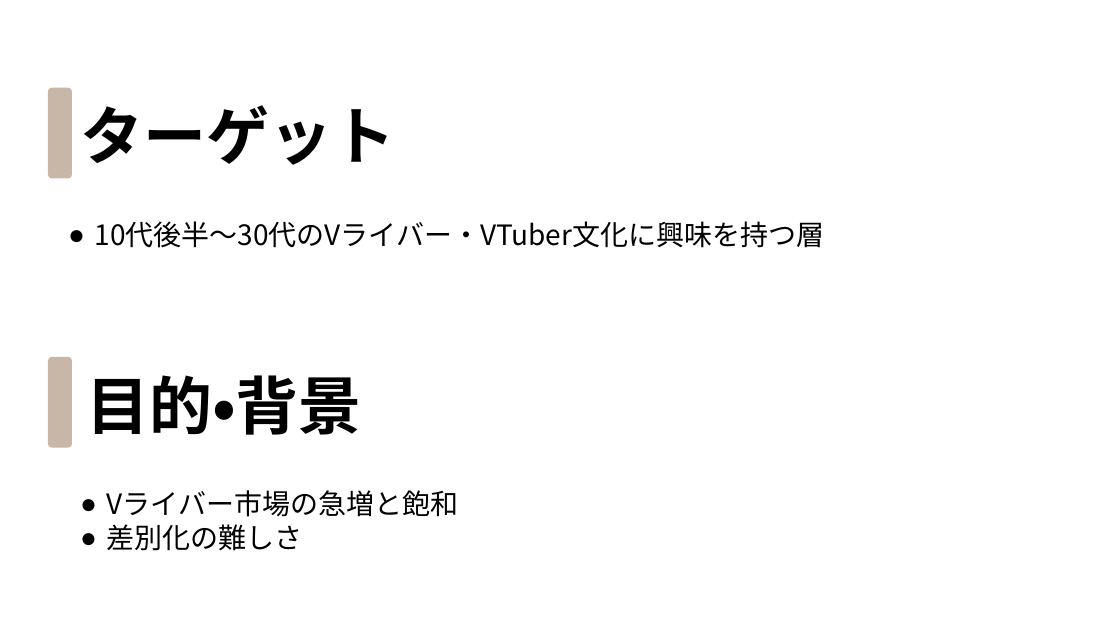
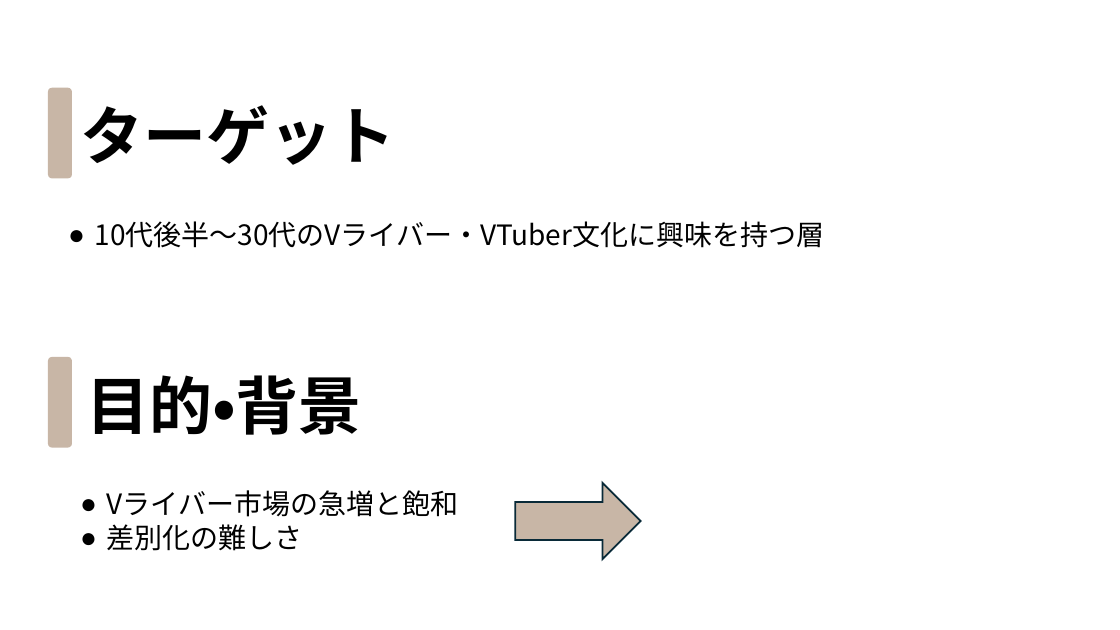
Before and after one commit to 25033tanaka/zemi, a slide deck: slide 4 of 中間発表.pptx. Drawn at 1120x630 pixels with LibreOffice and Linux fonts; fonts in the diff are those of the drawing. Boxes give left, top, right and bottom in pixels: in the first picture for what was removed or moved away, otherwise in the second. Text is boxed around its words. In the diff, an @@ line names an element or a change of style, - is before the commit and + after.

```diff
--- a/中間発表.pptx
+++ b/中間発表.pptx
@@ right arrow added at [515, 483, 640, 560], fill #C8B6A6, outline #092A39 1.5 pt @@
```
Also in this commit, not shown: 2 other files.
